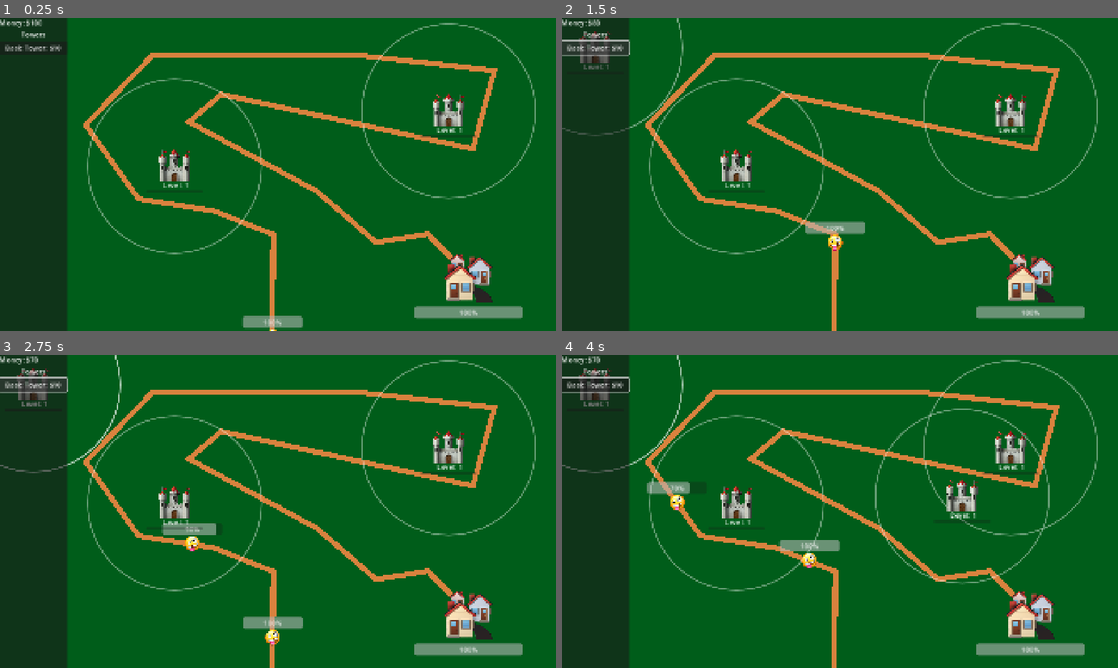
Above: before the commit, frames 1-4 (two rows, left to right).
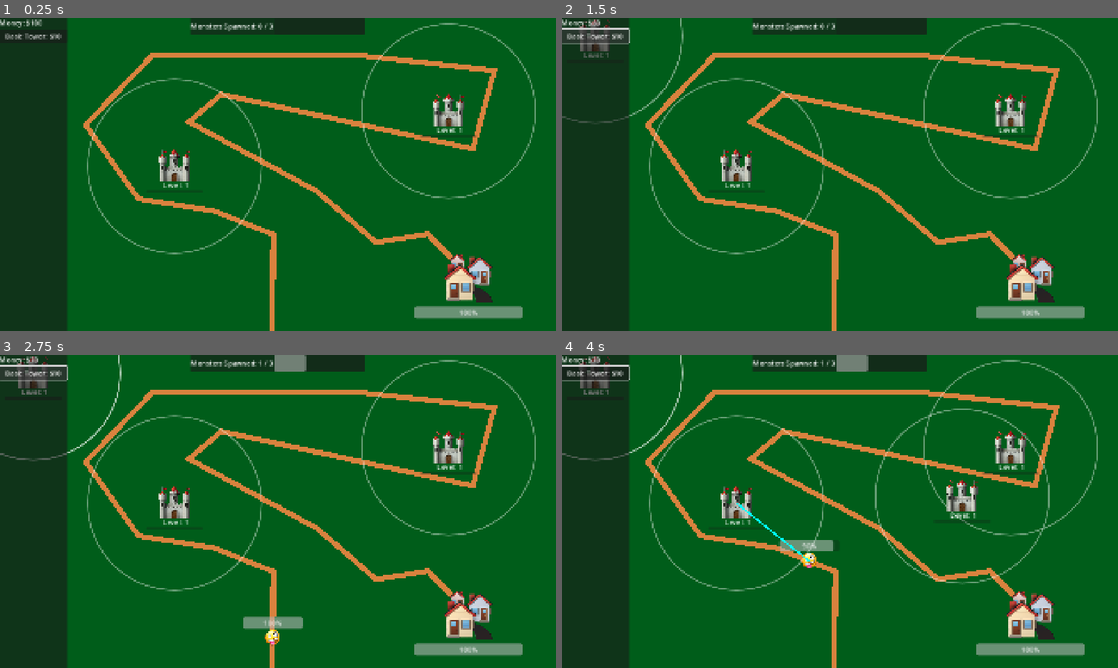
Above: after the commit, the same moments.

Repository: alexcolemandata/tower-defense
Game: Godot game, scene res://game.tscn
The game is run twice, just before and just after one commit, with the same random seed, the same clock (stepped at 60 frames per second) and the same inputs.
Inputs (mouse positions are in pixels of both pictures, inside the frame that each line leads up to):
- Up to frame 1 (0.25 s): no input
- Up to frame 2 (1.5 s): click "Basic Tower: $10" at 0.5 s; click "Basic Tower: $10" at 1.25 s
- Up to frame 3 (2.75 s): click "Basic Tower: $10" at 2 s
- Up to frame 4 (4 s): move the mouse to (962, 495) at 2.77 s; click (962, 495) at 2.92 s; move the mouse to (728, 527) at 3.52 s; click (728, 527) at 3.67 s

The runs differ from the first frame. In frame 1, 2.4% of the frame differs, in the area x 0-66%, y 0-100%; in frame 2, 3.8%, in the area x 0-66%, y 0-75%; in frame 3, 3.7%; in frame 4, 3.5%.

Commit message:
add win state

Diff:
--- a/game.gd
+++ b/game.gd
@@ -2,26 +2,27 @@
 
 const TOWER = preload("uid://eou4mq5n6oh3")
 
-@onready var monster_trail: Path2D = %MonsterTrail
+@onready var monster_trail: MonsterTrail = %MonsterTrail
 @onready var town: Town = %Town
 @onready var game_over_screen: ColorRect = %GameOverScreen
 @onready var in_game_ui: InGameUI = %InGameUI
 
 @export var seconds_per_monster: float = 1.0
+@export var total_monsters_to_spawn: int = 3
+var monsters_spawned: int = 0
 
 var seconds_since_monster: float = 0.
 var money: int = 100
 var purchase_tower_button: Button
 
-enum GameState {PLAYING, PLACING_TOWER, GAME_OVER}
+enum GameState {PLAYING, PLACING_TOWER, GAME_OVER, VICTORY}
 var game_state = GameState.PLAYING
 
 func _ready() -> void:
-	spawn_monster()
 	town.death_manager = self
 	monster_trail.destination_town = town
 	game_over_screen.visible = false
-	refresh_money()
+	refresh_ui()
 	purchase_tower_button = in_game_ui.tower_purchase_menu.add_tower_to_purchase("Basic Tower", 10)
 	purchase_tower_button.pressed.connect(_attempt_purchase.bind("Basic Tower", 10))
 
@@ -62,24 +63,47 @@
 func finished_placing_tower() -> void:
 	game_state = GameState.PLAYING
 
+func refresh_ui() -> void:
+	refresh_money()
+	refresh_monster_counts()
+
 func refresh_money() -> void:
 	in_game_ui.set_money(money)
+
+func refresh_monster_counts() -> void:
+	in_game_ui.set_monster_progress(monsters_spawned, total_monsters_to_spawn)
 
 func exit_game() -> void:
 	get_tree().quit()
 
 func _process(delta: float) -> void:
-	if game_state == GameState.GAME_OVER:
+	if (game_state == GameState.GAME_OVER) or (game_state == GameState.VICTORY):
 		return
-	seconds_since_monster += delta
-	if seconds_since_monster >= seconds_per_monster:
-		spawn_monster()
+
+	if monsters_spawned < total_monsters_to_spawn:
+		seconds_since_monster += delta
+		if seconds_since_monster >= seconds_per_monster:
+			spawn_monster()
+		return
+	else:
+		if monster_trail.count_monsters == 0:
+			victory()
+			return
+
+
 	return
 
 func spawn_monster() -> void:
+	if monsters_spawned >= total_monsters_to_spawn:
+		return
+	monsters_spawned += 1
 	seconds_since_monster = 0.
 	monster_trail.spawn_monster()
+	refresh_monster_counts()
 
+func victory() -> void:
+	game_state = GameState.VICTORY
+	town.start_celebrating()
 
 func handle_death(died) -> void:
 	if is_instance_of(died, Town):
--- a/game.tscn
+++ b/game.tscn
@@ -62,6 +62,7 @@
 [node name="Town" parent="." instance=ExtResource("4_fc0e3")]
 unique_name_in_owner = true
 position = Vector2(1020, 559)
+max_health = null
 
 [node name="Camera2D" type="Camera2D" parent="."]
 position = Vector2(582, 314)
--- a/in_game_ui.gd
+++ b/in_game_ui.gd
@@ -1,7 +1,15 @@
 class_name InGameUI extends Control
 
 @onready var money_display: Label = %MoneyDisplay
-@onready var tower_purchase_menu: TowerPurchaseMenu = $Panel/LeftPanel/TowerPurchaseMenu
+@onready var tower_purchase_menu: TowerPurchaseMenu = %TowerPurchaseMenu
+@onready var monster_spawned_progress_bar: ProgressBar = %MonsterSpawnedProgressBar
+@onready var monsters_spawned_label: Label = %MonstersSpawnedLabel
 
 func set_money(money: int) -> void:
 	money_display.text = "Money: $" + str(money)
+
+func set_monster_progress(current: int, maximum: int) -> void:
+	monster_spawned_progress_bar.max_value = maximum
+	monster_spawned_progress_bar.value = current
+	monsters_spawned_label.text = "Monsters Spawned: " + str(current) + " / " + str(maximum)
+	return
--- a/in_game_ui.tscn
+++ b/in_game_ui.tscn
@@ -10,30 +10,54 @@
 offset_bottom = 1080.0
 script = ExtResource("1_kenku")
 
-[node name="Panel" type="Panel" parent="."]
+[node name="LeftPanel" type="Panel" parent="."]
 layout_mode = 1
 anchors_preset = 9
 anchor_bottom = 1.0
 offset_right = 156.0
 grow_vertical = 2
 
-[node name="LeftPanel" type="VBoxContainer" parent="Panel"]
+[node name="LeftItems" type="VBoxContainer" parent="LeftPanel"]
 layout_mode = 1
 anchors_preset = 10
 anchor_right = 1.0
 offset_bottom = 85.0
 grow_horizontal = 2
 
-[node name="MoneyDisplay" type="Label" parent="Panel/LeftPanel"]
+[node name="MoneyDisplay" type="Label" parent="LeftPanel/LeftItems"]
 unique_name_in_owner = true
 layout_mode = 2
 text = "Money: $0"
 
-[node name="TowerPurchaseMenu" type="VBoxContainer" parent="Panel/LeftPanel"]
+[node name="TowerPurchaseMenu" type="VBoxContainer" parent="LeftPanel/LeftItems"]
+unique_name_in_owner = true
 layout_mode = 2
 script = ExtResource("2_onc8m")
 
-[node name="TowerHeading" type="Label" parent="Panel/LeftPanel/TowerPurchaseMenu"]
+[node name="TopPanel" type="Panel" parent="."]
+custom_minimum_size = Vector2(400, 40)
+layout_mode = 1
+anchors_preset = 5
+anchor_left = 0.5
+anchor_right = 0.5
+grow_horizontal = 2
+
+[node name="HBoxContainer" type="HBoxContainer" parent="TopPanel"]
+layout_mode = 1
+anchors_preset = 15
+anchor_right = 1.0
+anchor_bottom = 1.0
+grow_horizontal = 2
+grow_vertical = 2
+
+[node name="MonstersSpawnedLabel" type="Label" parent="TopPanel/HBoxContainer"]
+unique_name_in_owner = true
 layout_mode = 2
-text = "Towers"
-horizontal_alignment = 1
+text = "Monsters Spawned: 0 / 100"
+
+[node name="MonsterSpawnedProgressBar" type="ProgressBar" parent="TopPanel/HBoxContainer"]
+unique_name_in_owner = true
+layout_mode = 2
+size_flags_horizontal = 3
+size_flags_vertical = 1
+show_percentage = false
--- a/monster.gd
+++ b/monster.gd
@@ -11,6 +11,8 @@
 var is_dead: bool = false
 
 var destination_town: Town
+
+signal destroyed
 
 func _ready() -> void:
 	health_bar.max_value = max_health
@@ -45,4 +47,5 @@
 	health_bar.visible = false
 	speech_box.text = "I'm Slain!"
 	await get_tree().create_timer(2).timeout
+	destroyed.emit()
 	queue_free()
--- a/monster_trail.gd
+++ b/monster_trail.gd
@@ -1,5 +1,5 @@
 @tool
-extends Path2D
+class_name MonsterTrail extends Path2D
 
 const MONSTER = preload("res://monster.tscn")
 
@@ -7,6 +7,8 @@
 @export var line_width: float = 4.
 
 var destination_town: Town
+
+var count_monsters: int = 0
 
 func _draw() -> void:
 	var points = curve.get_baked_points()
@@ -19,4 +21,10 @@
 func spawn_monster() -> void:
 	var monster: Monster = MONSTER.instantiate()
 	monster.destination_town = destination_town
+	count_monsters += 1
+	monster.destroyed.connect(decrement_monster_count)
 	add_child(monster)
+
+func decrement_monster_count() -> void:
+	count_monsters -= 1
+	return
--- a/town.gd
+++ b/town.gd
@@ -2,6 +2,8 @@
 
 @onready var health_bar: ProgressBar = %HealthBar
 @onready var fire_sprites: Node2D = %FireSprites
+@onready var celebrate_sprites: Node2D = %CelebrateSprites
+@onready var speech_bubble: Label = %SpeechBubble
 
 @export var max_health: int = 20
 var is_on_fire: bool = false
@@ -13,6 +15,11 @@
 	health = max_health
 	health_bar.max_value = max_health
 	health_bar.value = health
+
+	speech_bubble.text = ""
+	fire_sprites.visible = false
+	celebrate_sprites.visible = false
+
 	return
 
 func take_damage(damage: int = 1) -> void:
@@ -30,3 +37,7 @@
 
 func die() -> void:
 	death_manager.handle_death(self)
+
+func start_celebrating() -> void:
+	speech_bubble.text = "Hooray, Hoorah!"
+	celebrate_sprites.visible = true
--- a/town.tscn
+++ b/town.tscn
@@ -1,8 +1,9 @@
-[gd_scene load_steps=4 format=3 uid="uid://du65lrtiyds3j"]
+[gd_scene load_steps=5 format=3 uid="uid://du65lrtiyds3j"]
 
 [ext_resource type="Script" uid="uid://4npg6m6ilw46" path="res://town.gd" id="1_e8yg3"]
 [ext_resource type="Texture2D" uid="uid://wf2xay7a77x5" path="res://town.png" id="1_x5mr4"]
 [ext_resource type="PackedScene" uid="uid://lo3xxa5dppt8" path="res://fire.tscn" id="2_dwdjc"]
+[ext_resource type="Texture2D" uid="uid://dhu361mspjkx6" path="res://party_popper.png" id="4_gwqsq"]
 
 [node name="Town" type="Node2D"]
 script = ExtResource("1_e8yg3")
@@ -14,6 +15,7 @@
 
 [node name="FireSprites" type="Node2D" parent="."]
 unique_name_in_owner = true
+visible = false
 
 [node name="Fire2" parent="FireSprites" instance=ExtResource("2_dwdjc")]
 position = Vector2(39, 7)
@@ -39,3 +41,31 @@
 offset_top = 59.0
 offset_right = 125.0
 offset_bottom = 86.0
+
+[node name="CelebrateSprites" type="Node2D" parent="."]
+unique_name_in_owner = true
+
+[node name="PartySprite" type="Sprite2D" parent="CelebrateSprites"]
+position = Vector2(43, -53)
+scale = Vector2(0.090000026, 0.090000026)
+texture = ExtResource("4_gwqsq")
+
+[node name="PartySprite2" type="Sprite2D" parent="CelebrateSprites"]
+position = Vector2(-65, -26)
+rotation = -1.7265687
+scale = Vector2(0.090000026, 0.090000026)
+texture = ExtResource("4_gwqsq")
+
+[node name="PartySprite3" type="Sprite2D" parent="CelebrateSprites"]
+position = Vector2(17.999998, 25.999998)
+rotation = -0.035622515
+scale = Vector2(0.090000026, 0.090000026)
+texture = ExtResource("4_gwqsq")
+
+[node name="SpeechBubble" type="Label" parent="."]
+unique_name_in_owner = true
+offset_left = 70.0
+offset_top = -43.0
+offset_right = 198.0
+offset_bottom = -20.0
+text = "Hoorah, Hooray!"
Binary file added: party_popper.png
Not shown, added: party_popper.png.import
Not shown, changed: TODO.md
